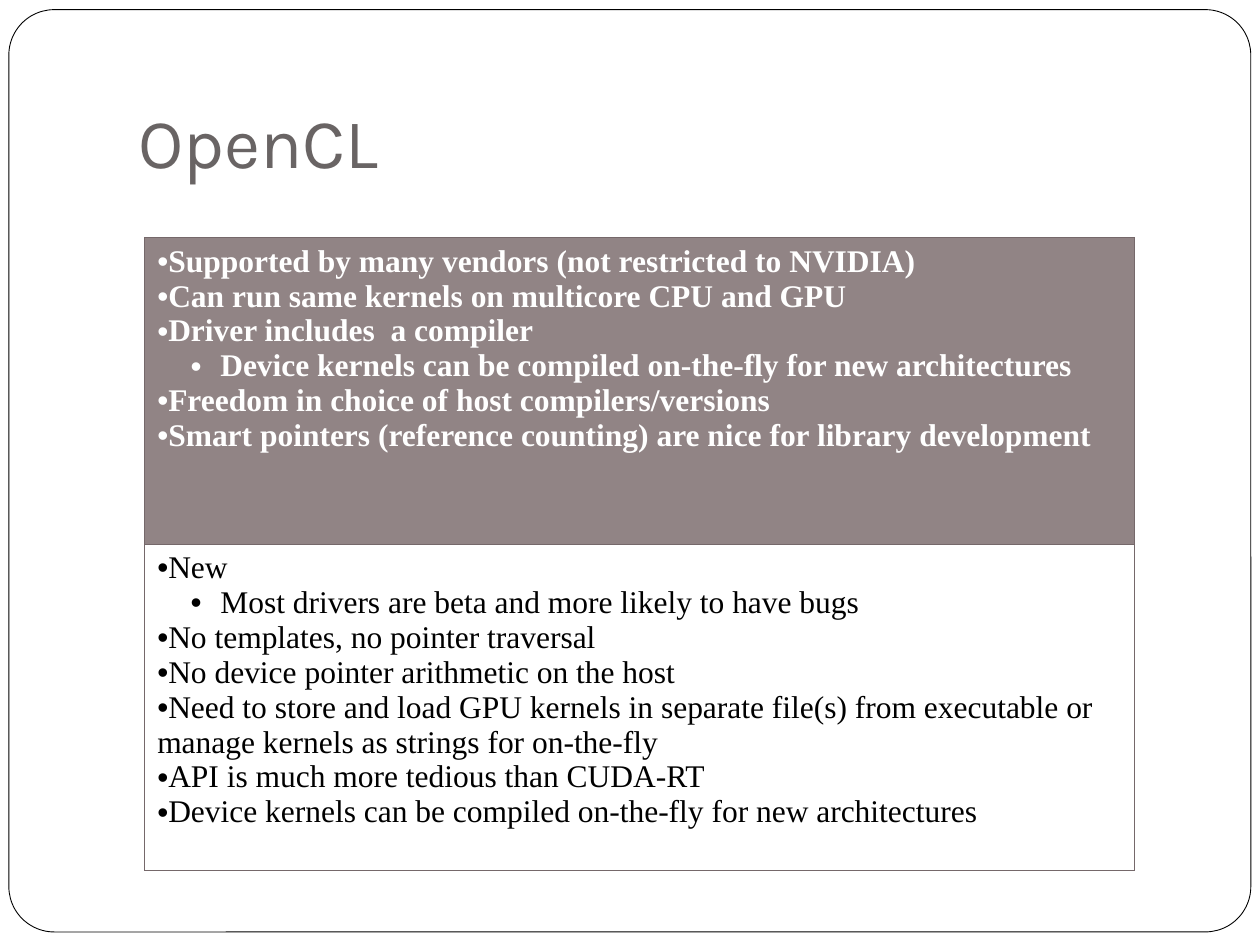
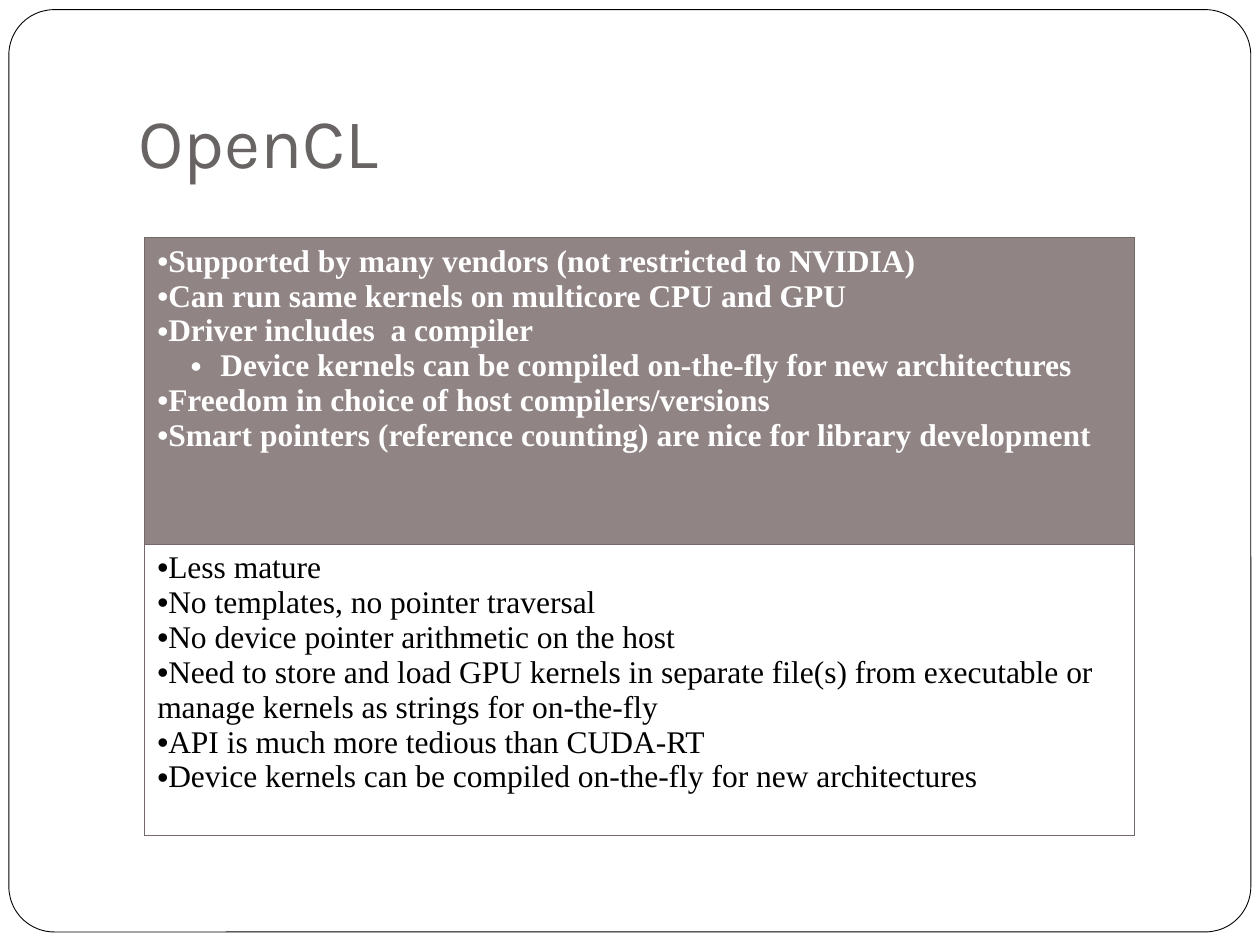
Before and after one commit to scicomp/geryon, a slide deck: slide 4 of geryon.pptx (slide 5 before the commit). Drawn at 1260x945 pixels with LibreOffice and Linux fonts; fonts in the diff are those of the drawing. Boxes give left, top, right and bottom in pixels: in the first picture for what was removed or moved away, otherwise in the second. Text is boxed around its words. In the diff, an @@ line names an element or a change of style, - is before the commit and + after.

```diff
--- a/geryon.pptx
+++ b/geryon.pptx
@@ table at (145, 238, 1134, 859) @@
-row 2, column 1: New / Most drivers are beta and more likely to have bugs / No templates, no pointer traversal / No device pointer arithmetic on the host / Need to store and load GPU kernels in separate file(s) from executable or manage kernels as strings for on-the-fly / API is much more tedious than CUDA-RT / Device kernels can be compiled on-the-fly for new architectures
+row 2, column 1: Less mature / No templates, no pointer traversal / No device pointer arithmetic on the host / Need to store and load GPU kernels in separate file(s) from executable or manage kernels as strings for on-the-fly / API is much more tedious than CUDA-RT / Device kernels can be compiled on-the-fly for new architectures
```
Also in this commit, not shown: 4 other slides changed, 3 slides removed, 6 other files.
